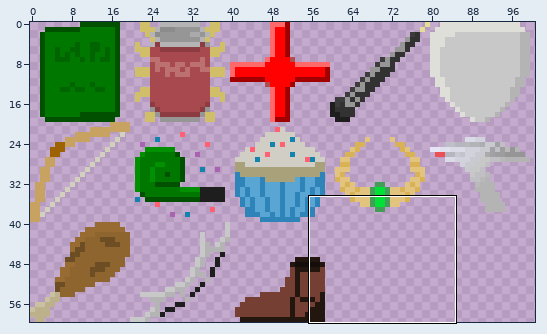
File history of a sprite sheet, Images/Weapons.png. The picture above shows the old version from afar; the outline marks the close-up.
Close-up. First the earlier version:
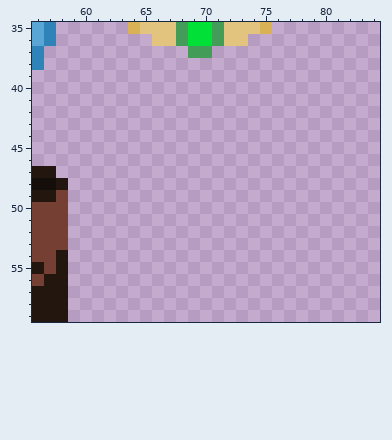
The file is 101x60 pixels. Colours within 5 levels of each other are drawn and written as one. Shown: x 56..84, y 35..59.
And afterwards:
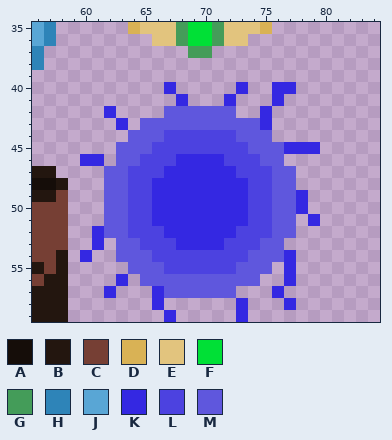
Palette (. is transparent): A #150d09  B #23160f  C #763f34  D #d9b255  E #e2c47e  F #00e036  G #449c59  H #2e84b8  J #59a6d5  K #3428e2  L #4c42e0  M #5f57dd
Diff:
@@ x 56..84 @@
 39 .............................
-40 .............................
-41 .............................
-42 .............................
-43 .............................
-44 .............................
-45 .............................
-46 .............................
-47 BB...........................
-48 AAB..........................
-49 BBC..........................
-50 CCC..........................
-51 CCC..........................
-52 CCC..........................
-53 CCC..........................
-54 CCB..........................
-55 BCB..........................
-56 CBB..........................
-57 BBB..........................
-58 BBB..........................
-59 BBB..........................
+40 ...........K.....K..KK.......
+41 ............K...K...K........
+42 ......K....MMMMMM..K.........
+43 .......K.MMMMMMMMMMK.........
+44 ........MMMLLLLLLMMM.........
+45 .......MMMLLLLLLLLMMMKKK.....
+46 ....KK.MMLLLKKKKLLLMM........
+47 BB....MMLLLKKKKKKLLLMM.......
+48 AAB...MMLLKKKKKKKKLLMM.......
+49 BBC...MMLLKKKKKKKKLLMMK......
+50 CCC...MMLLKKKKKKKKLLMMK......
+51 CCC...MMLLKKKKKKKKLLMM.K.....
+52 CCC..KMMLLLKKKKKKLLLMM.......
+53 CCC..K.MMLLLKKKKLLLMM........
+54 CCB.K..MMMLLLLLLLLMMMK.......
+55 BCB.....MMMLLLLLLMMM.K.......
+56 CBB....K.MMMMMMMMMM..K.......
+57 BBB...K...KMMMMMM...K........
+58 BBB.......K......K...K.......
+59 BBB........K.....K...........
Pixel boxes of the changes (left, top, right, bottom) in both close-ups:
added: (80, 82, 320, 322)
